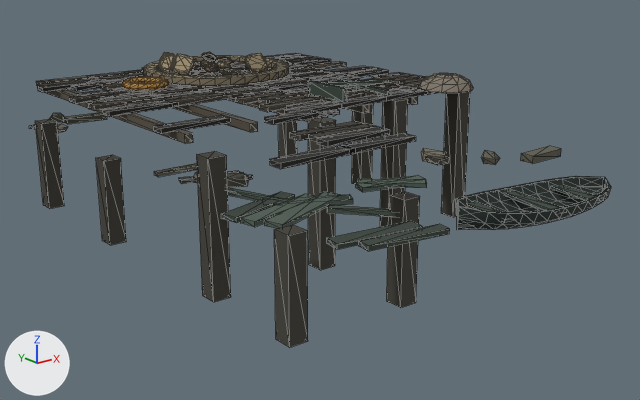
Two versions of the glTF model unity/Assets/Overrides/Features/VerHut11a.glb, one commit apart.
Camera for both pictures: a 50 mm camera at (-11.08, -14.75, 4.72) aimed at (0.43, -0.36, -1.04). Every picture has the same lights, and +X, +Y and +Z are marked at lower left. The older version comes first. Mesh edges are drawn as thin lines. Vertices at exactly the same position are counted once.

Before the edit, the objects in view are built like this:
```python
ob_verhut11a_burnt = bpy.data.objects.new('VerHut11a_burnt', me_verhut11a_burnt)
ob_verhut11a_burnt.location = (0.0, 0.0, 0.0)
```
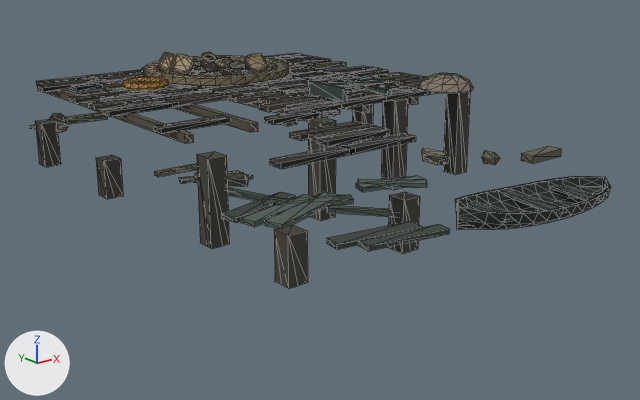
Changed parts and their boxes (x1, y1, x2, y2) in the pictures (640 x 400 px; the box of a moved part takes in the faces that stretch with it):
'VerHut11a_burnt', reshaped (20% shorter)
    before: (29, 52, 611, 347)
    after: (29, 52, 611, 289)
part 1 of me_verhut11a_burnt, moved or reshaped
    before: (35, 91, 470, 347)
    after: (35, 91, 470, 289)

The change in detail:
me_verhut11a_burnt is used by ob_verhut11a_burnt; location (0.0, 0.0, 0.0).
me_verhut11a_burnt had 2098 vertices, 3568 faces and spanned x -4.01..4.27, y -5.83..6.55, z -1.6..1.94.
me_verhut11a_burnt now has 2138 vertices, 3588 faces and spans x -4.01..4.27, y -5.83..6.55, z -0.61..1.94.
Part 1, on me_verhut11a_burnt:
20 vertices are removed from x -3.75..3.44, y -4.67..4.78, z -1.6.
80 faces are deleted.
20 vertices in x -3.75..3.44, y -4.67..4.78, z -1.6 move by (0.0, 0.0, 0.99).
54 vertices are added at x -3.75..3.44, y -4.67..4.78, z -0.61.
6 new vertices lie (0.0, 0.0, -1.87) away from vertices in x -1.24..3.44, y -2.46..-1.47, z 1.26.
100 new faces join them, mat_verhut11a_pile (dark grey #434038).
